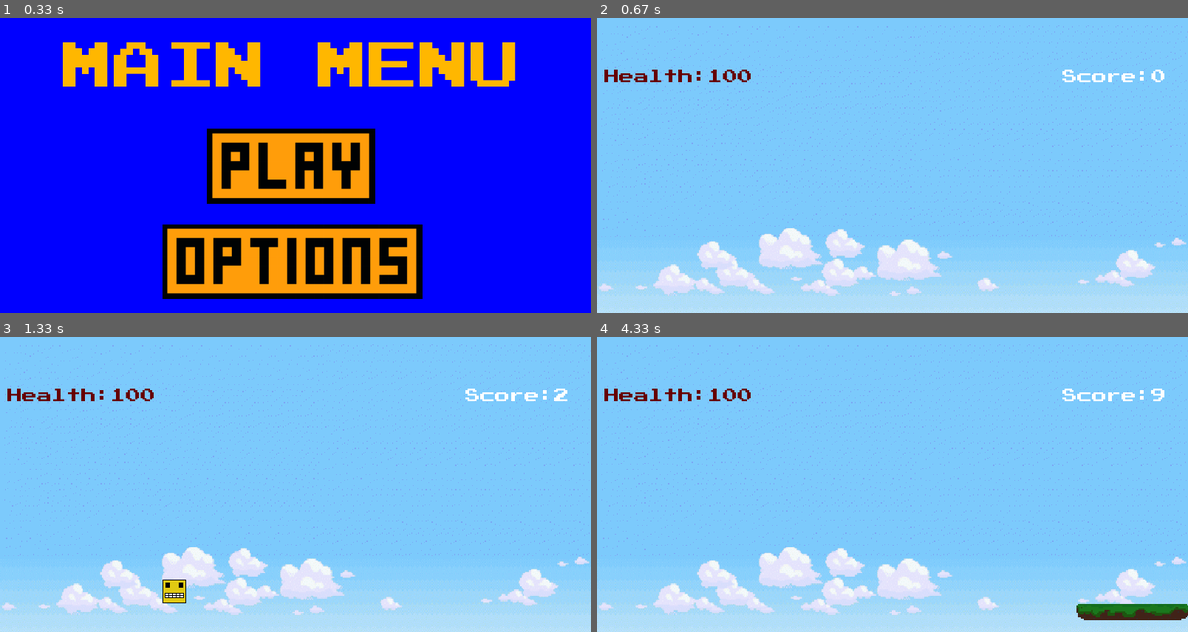
Above: before the commit, frames 1-4 (two rows, left to right).
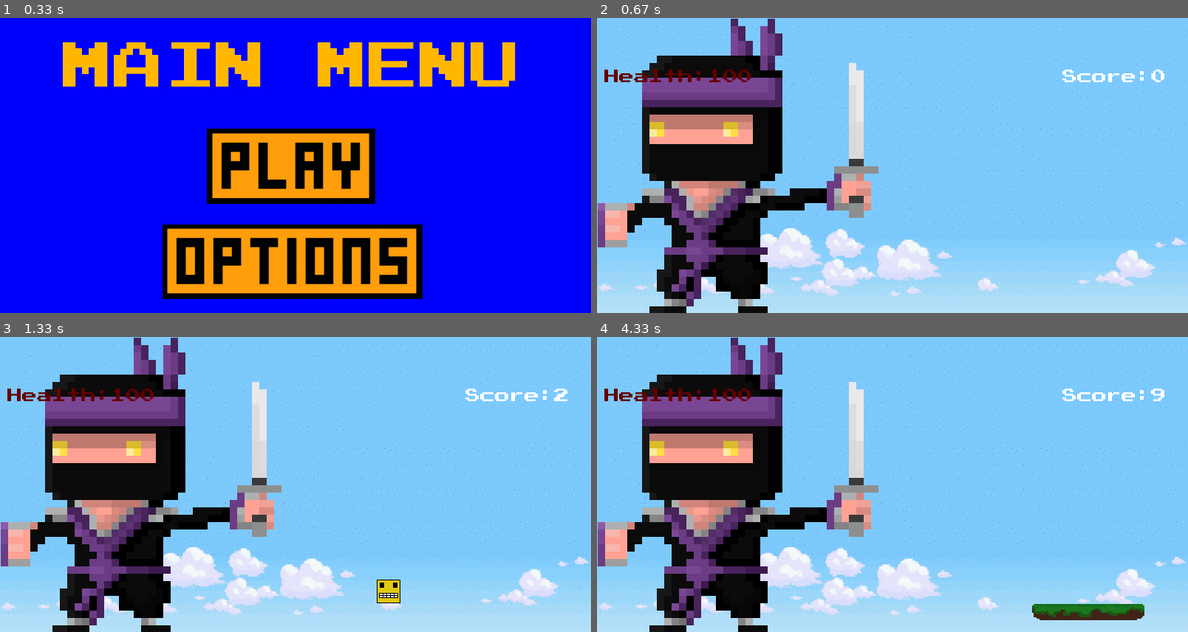
Above: after the commit, the same moments.

Repository: i-kratko/pygame-tues-fest
Game: pygame game, started from Code/main.py
Two runs of this game, one before a commit and one after it. Both use one fixed random seed, a clock stepped at 60 frames per second and the inputs below.
Inputs (mouse positions are in pixels of both pictures, inside the frame that each line leads up to):
- Up to frame 1 (0.33 s): no input
- Up to frame 2 (0.67 s): click (892, 165) at 0.38 s
- Up to frame 3 (1.33 s): tap Space at 0.67 s; hold D from 1 s (still down)
- Up to frame 4 (4.33 s): release D at 1.47 s; hold W 1.5-1.8 s; hold D 1.83-2.3 s; hold A 2.33-2.87 s; hold S 2.9-3.2 s

Frame 1 is identical in both runs. In frame 2, 21% of the frame differs, in the area x 0-48%, y 0-100%; in frame 3, 22%; in frame 4, 22%, in the area x 0-100%, y 0-100%.

Commit message:
boss.peevv

Diff:
--- /dev/null
+++ b/Code/boss.py
@@ -0,0 +1,24 @@
+import pygame
+from pygame import sprite
+import const
+
+class Boss(pygame.sprite.Sprite):
+    def __init__(self, x, y, spritePath, blood):
+        super().__init__()
+        self.image = pygame.image.load(const.bossSpritePath)
+        self.image.set_colorkey((255, 255, 255))
+        self.rect = self.image.get_rect()
+        self.x = int(x)
+        self.y = int(y)
+        self.velX = 0
+        self.velY = 0
+        self.rightPressed = False
+        self.leftPressed = False
+        self.upPressed = False
+        self.downPressed = False
+        self.facingRight = True
+        self.facingLeft = False
+        self.facingUp = False
+        self.facingDown = False
+        self.speed = 10
+        self.blood = 100
--- a/Code/const.py
+++ b/Code/const.py
@@ -7,7 +7,7 @@
 gravity = 0.5
 isJumped = False
 floor_x_position=0
-spawn_platform_time=2500
+spawn_platform_time=2000
 ##### COLORS #####
 black = [0, 0, 0]
 white = [255, 255, 255]
@@ -16,6 +16,7 @@
 bryhsound = "Audio/bryh.wav"
 ##### SPRITE PATHS #####
 playerSpritePath = "Graphics\PlayerSprite.png"
+bossSpritePath = "Graphics/Bosses/boss_4.png"
 playButtonPath = "Graphics/playbutton.png"
 optionsButtonPath = "Graphics/optionsbutton.png"
 quitButtonPath = "Graphics/quitbutton.png"
--- a/Code/main.py
+++ b/Code/main.py
@@ -2,6 +2,7 @@
 import pygame
 import random
 from sys import exit
+from boss import Boss
 import const
 from player import Player
 from button import Button
@@ -122,10 +123,11 @@
         platform_surface=pygame.transform.scale(platform_surface, (178, 52))
         platform_list=[]
         platform_height= [200, 300, 400, 500]
+        boss = Boss(300, 408, const.bossSpritePath, 100)
         spawn_platform=pygame.USEREVENT
         pygame.time.set_timer(spawn_platform, const.spawn_platform_time)
         #creating the player
-        player = Player(10, 408, const.playerSpritePath, 100)
+        player = Player(300, 408, const.playerSpritePath, 100)
         playerGroup = pygame.sprite.Group()
         playerGroup.add(player)
         #score
@@ -219,6 +221,7 @@
             for trigger in triggerGroup:
                 display.blit(trigger.trigger, (trigger.x, trigger.y))
             display.blit(player.image,(player.rect.x, player.rect.y))
+            display.blit(boss.image, (boss.rect.x, boss.rect.y))
             display_score()
             score+=0.04
             platform_list=move_platforms(platform_list)
--- a/Code/player.py
+++ b/Code/player.py
@@ -21,6 +21,15 @@
         self.facingDown = False
         self.speed = 10
         self.blood = 100
+    def jump(self):
+        self.velX = 10
+        self.velY = 10
+        if const.isJumped is True:
+            self.y-=self.velY
+            self.velY-=1
+            if self.velY<-10:
+                jump=False
+                self.velY=10
 
     #function to handle player movement
     def update(self):
Binary file added: Graphics/Bosses/boss_1.png
Binary file added: Graphics/Bosses/boss_2.png
Binary file added: Graphics/Bosses/boss_3.png
Binary file added: Graphics/Bosses/boss_4.png
Binary file added: Graphics/Bosses/boss_5.png
Renamed: Graphics/Bosses/diamondBoss.png -> Graphics/Bosses/bryh.png.png
